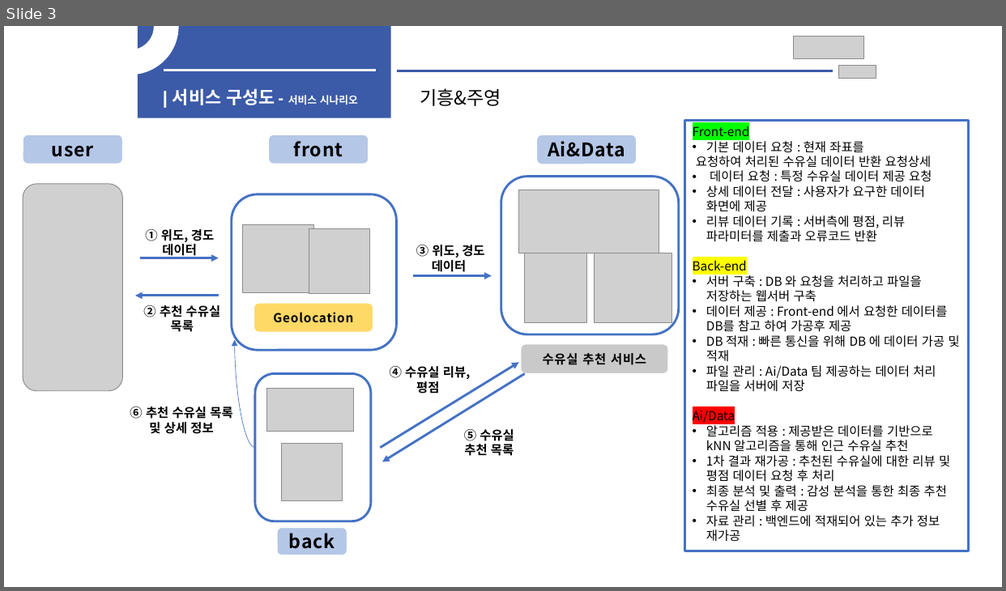
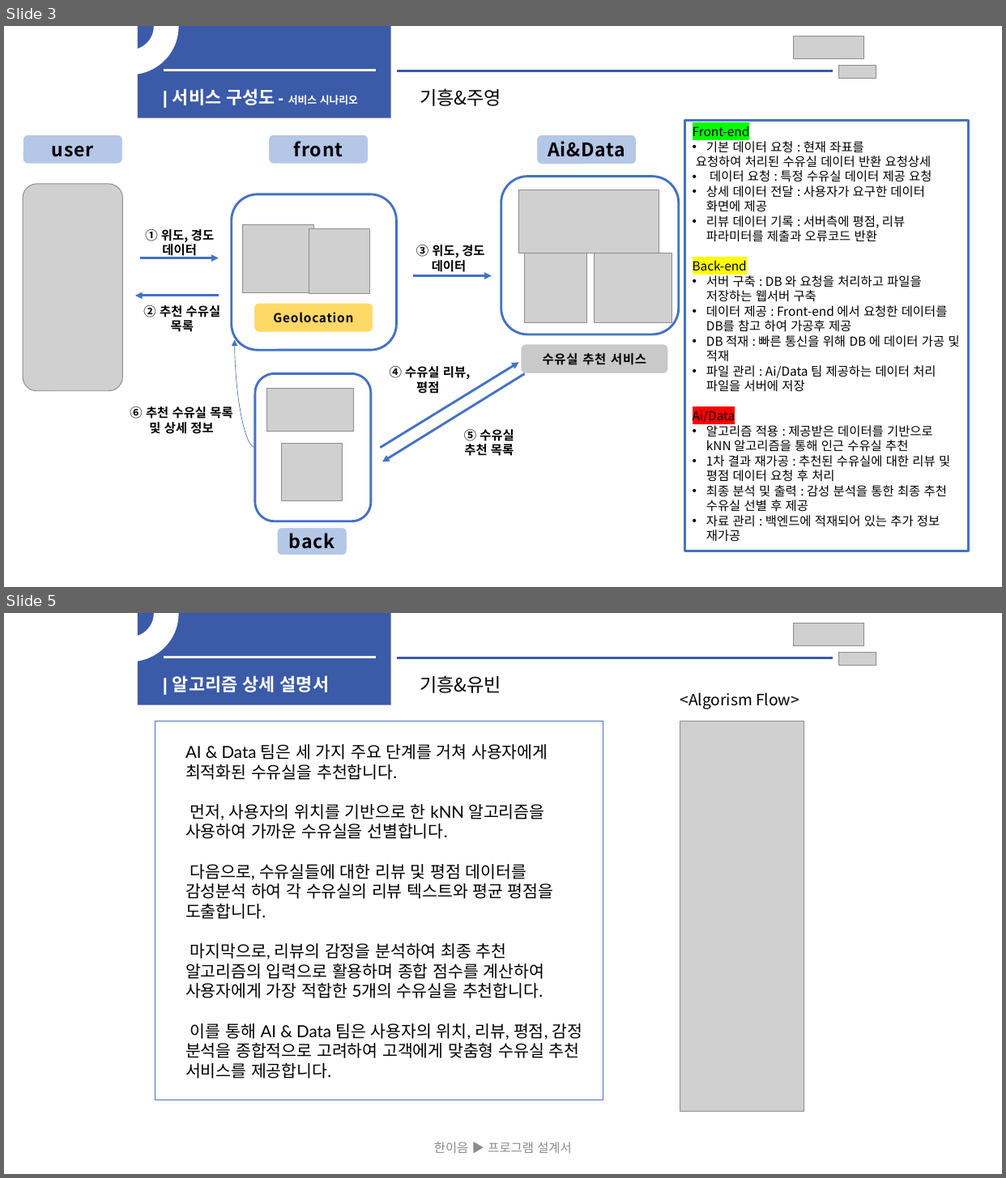
Before and after one commit to KimGiheung/-Headington, a slide deck: Document/Giheng-제작설계서.pptx. Shown one above the other, each under a label of ours: slide 3 before the commit, slides 3 and 5 after it; the slides between them are not shown. The pictures are 1006x591 and 1006x1178 pixels, drawn with LibreOffice and Linux fonts; fonts in the diff are those of the drawing; grey boxes stand for pictures. Boxes give left, top, right and bottom in pixels: in the first picture for what was removed or moved away, otherwise in the second. Text is boxed around its words. In the diff, an @@ line names an element or a change of style, - is before the commit and + after.

```diff
--- a/Document/Giheng-제작설계서.pptx
+++ b/Document/Giheng-제작설계서.pptx
@@ slide 5 added at box(4, 613, 1002, 1174), background #FFFFFF @@
@@ arch (boxed as its full ring) added at box(81, 613, 177, 662), fill #FFFFFF, outline #FFFFFF 1 pt @@
@@ rectangle added at box(138, 613, 391, 705), fill #3B5AA8 @@
@@ picture added at box(793, 624, 864, 647) @@
@@ line added from (164, 658) to (376, 658), #F2F2F2 2.25 pt @@
@@ line added from (397, 658) to (833, 658), #3B5AA8 2.25 pt @@
@@ picture added at box(839, 652, 876, 665) @@
@@ text added at box(172, 675, 329, 692), 17 pt, text #FFFFFF, bold @@
+| 알고리즘 상세 설명서
@@ text added at box(420, 675, 501, 693), 18 pt, text #000000 @@
+기흥&유빈
@@ text added at box(680, 692, 799, 709), 15 pt, text #000000 @@
+<Algorism Flow>
@@ rectangle added at box(155, 722, 603, 1101), outline #4472C4 0.75 pt @@
@@ picture added at box(680, 722, 804, 1112) @@
@@ text added at box(185, 744, 583, 1079), 16 pt, text #000000 @@
+AI & Data 팀은 세 가지 주요 단계를 거쳐 사용자에게 최적화된 수유실을 추천합니다.
+먼저, 사용자의 위치를 기반으로 한 kNN 알고리즘을 사용하여 가까운 수유실을 선별합니다.
+다음으로, 수유실들에 대한 리뷰 및 평점 데이터를 감성분석 하여 각 수유실의 리뷰 텍스트와 평균 평점을 도출합니다.
+마지막으로, 리뷰의 감정을 분석하여 최종 추천 알고리즘의 입력으로 활용하며 종합 점수를 계산하여 사용자에게 가장 적합한 5개의 수유실을 추천합니다.
+이를 통해 AI & Data 팀은 사용자의 위치, 리뷰, 평점, 감정 분석을 종합적으로 고려하여 고객에게 맞춤형 수유실 추천 서비스를 제공합니다.
@@ text added at box(434, 1142, 571, 1153), 12 pt, text #8C8C8C @@
+한이음 ▶ 프로그램 설계서
```
Also in this commit, not shown: 2 slides changed, 3 other slides added, 1 other file.
